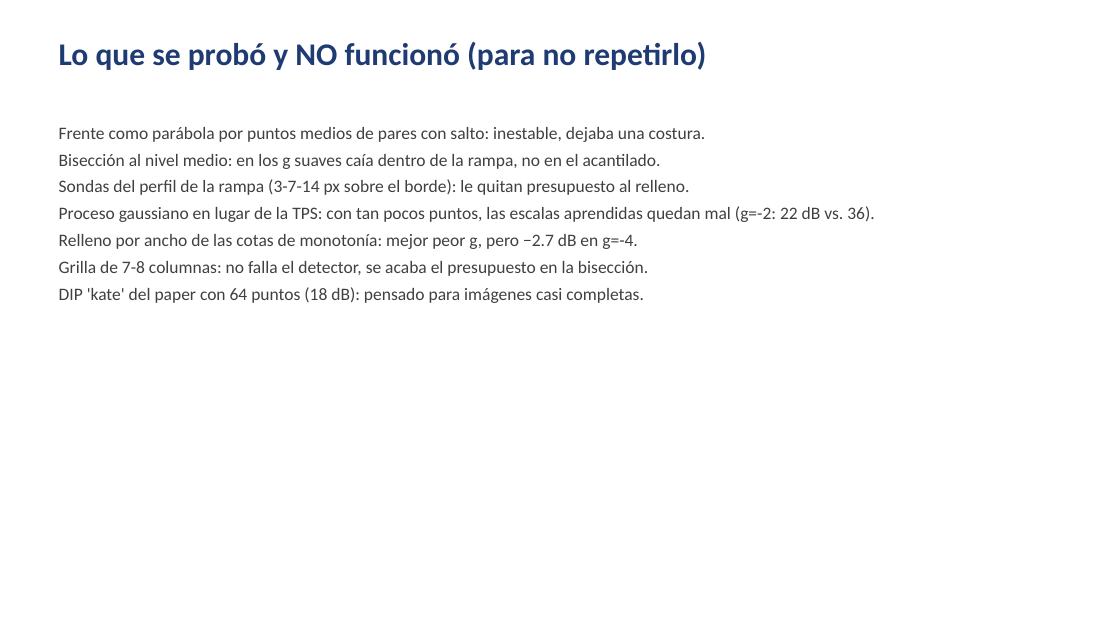
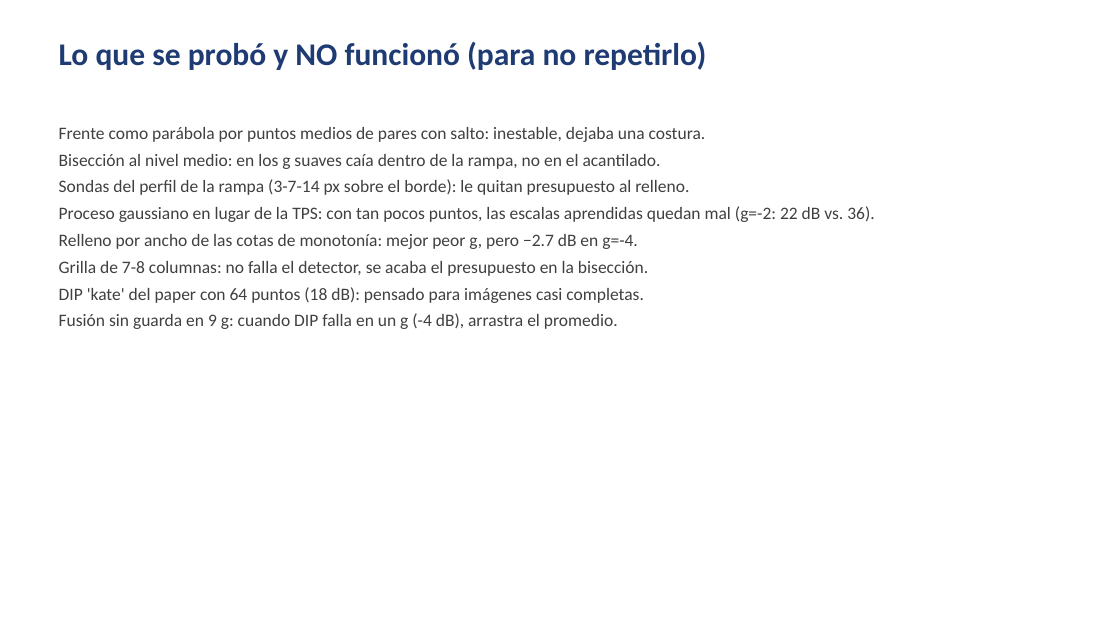
Before and after one commit to santiafonso/Tesis, a slide deck: slide 19 of presentaciones/presentacion4_autoexp/presentacion4_autoexp.pptx (slide 18 before the commit). Drawn at 1120x630 pixels with LibreOffice and Linux fonts; fonts in the diff are those of the drawing. Boxes give left, top, right and bottom in pixels: in the first picture for what was removed or moved away, otherwise in the second. Text is boxed around its words. In the diff, an @@ line names an element or a change of style, - is before the commit and + after.

Commit message:
Presentacion 4: fusion validada 9 g con guarda, RANSAC, Optuna profes, ruido

```diff
--- a/presentaciones/presentacion4_autoexp/presentacion4_autoexp.pptx
+++ b/presentaciones/presentacion4_autoexp/presentacion4_autoexp.pptx
@@ text at [59, 313, 618, 329]: paragraph added @@
+Fusión sin guarda en 9 g: cuando DIP falla en un g (-4 dB), arrastra el promedio.
```
Also in this commit, not shown: 5 other slides changed, 2 slides added, 1 slide removed, 6 other files.
